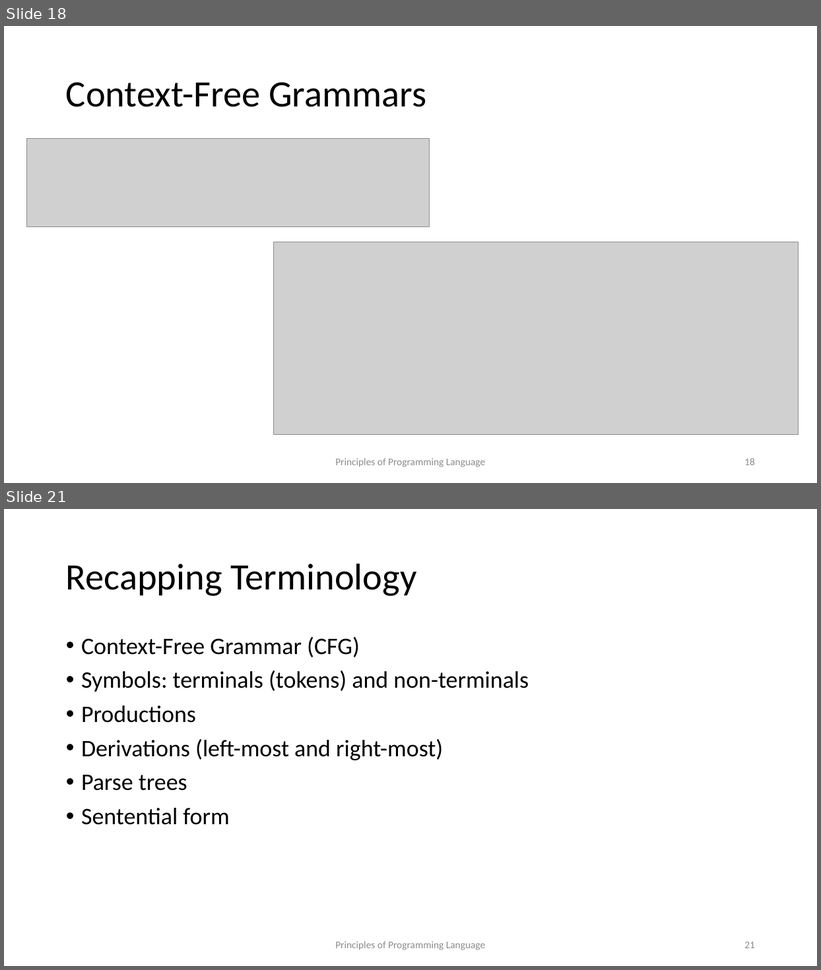
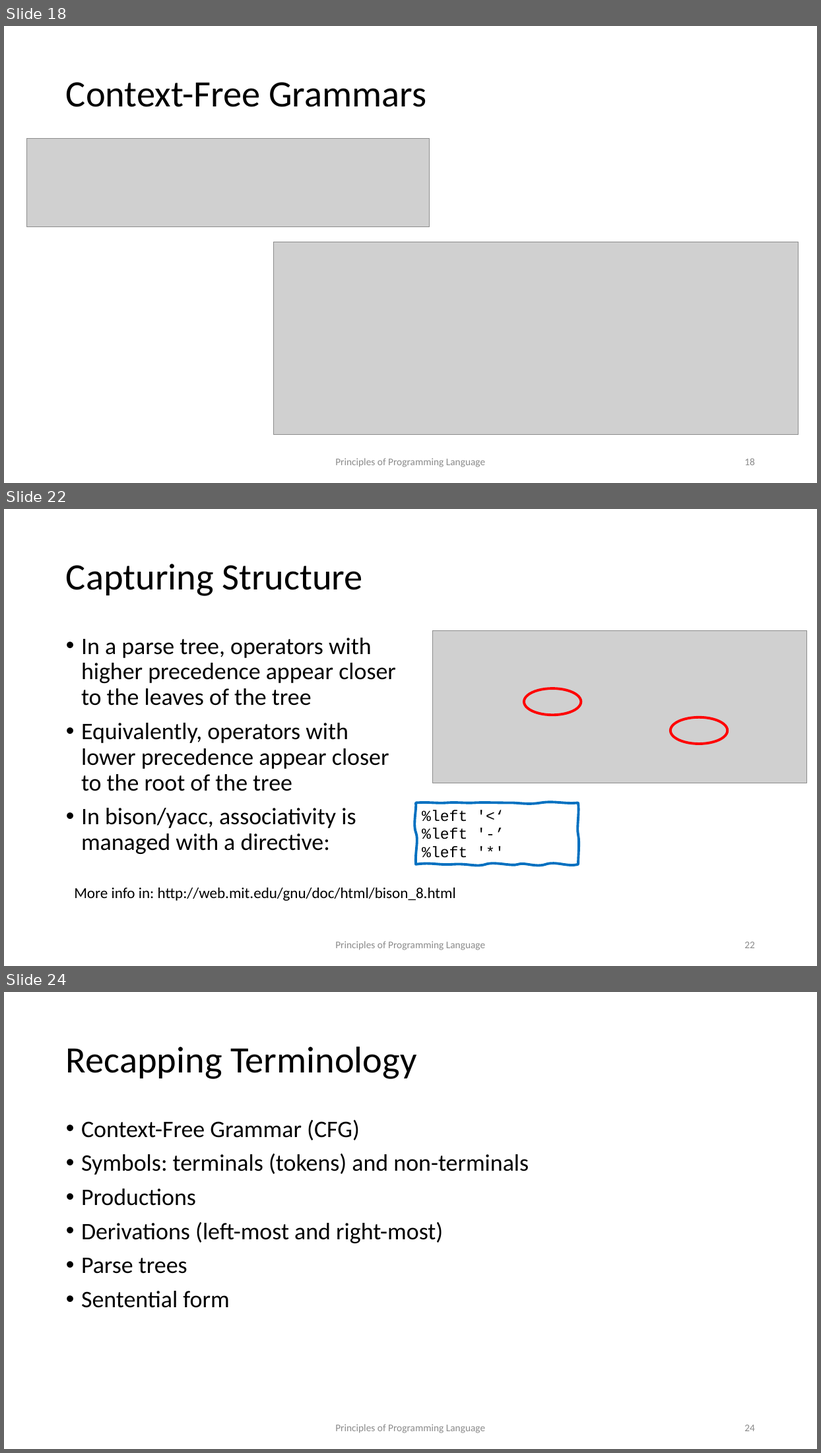
Before and after one commit to kongm/pl-design, a slide deck: syntax.pptx. Shown one above the other, each under a label of ours: slides 18 and 21 before the commit, slides 18, 22 and 24 after it; the slides between them are not shown. The pictures are 821x970 and 821x1453 pixels, drawn with LibreOffice and Linux fonts; fonts in the diff are those of the drawing; grey boxes stand for pictures. Boxes give left, top, right and bottom in pixels: in the first picture for what was removed or moved away, otherwise in the second. Text is boxed around its words. In the diff, an @@ line names an element or a change of style, - is before the commit and + after.

```diff
--- a/syntax.pptx
+++ b/syntax.pptx
@@ slide 22 added at (4, 509, 817, 966), background #FFFFFF @@
@@ title added at (66, 564, 363, 596), 44 pt, text #000000 @@
+Capturing Structure
@@ text added at (81, 638, 396, 854), 28 pt, text #000000 @@
+• In a parse tree, operators with higher precedence appear closer to the leaves of the tree
+• Equivalently, operators with lower precedence appear closer to the root of the tree
+• In bison/yacc, associativity is managed with a directive:
@@ picture added at (433, 631, 807, 784) @@
@@ ellipse added at (524, 689, 582, 715), outline #FF0000 3 pt @@
@@ ellipse added at (671, 718, 728, 745), outline #FF0000 3 pt @@
@@ freeform shape added at (416, 803, 578, 865), outline #0070C0 3 pt, 18 pt, text #000000 @@
+%left '<‘
+%left '-’
+%left '*'
@@ text added at (74, 888, 456, 901), 18 pt, text #000000 @@
+More info in: http://web.mit.edu/gnu/doc/html/bison_8.html
@@ text added at (335, 941, 485, 951), 12 pt, text #8C8C8C @@
+Principles of Programming Language
@@ page number added at (745, 942, 755, 949), 12 pt, text #8C8C8C @@
+22
@@ what was slide 21 is now slide 24 @@
@@ page number at (745, 1425, 755, 1432): text changed @@
-21
+24
```
Also in this commit, not shown: 2 slides changed, 2 other slides added, 3 other files.
